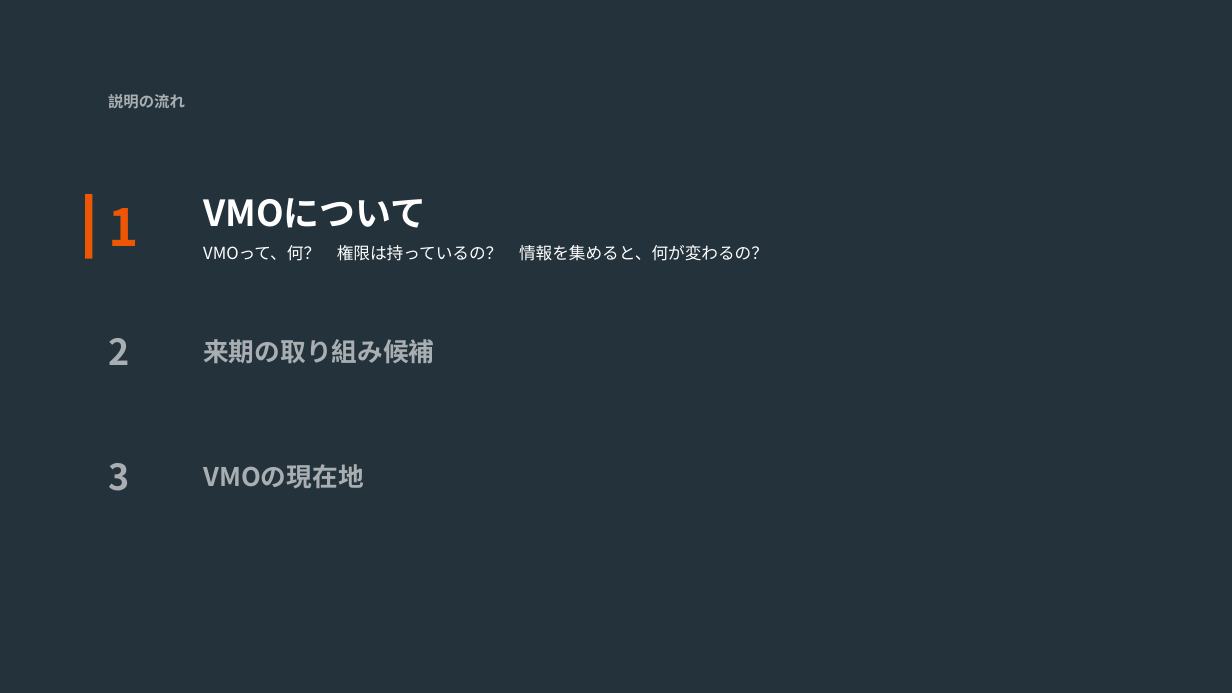
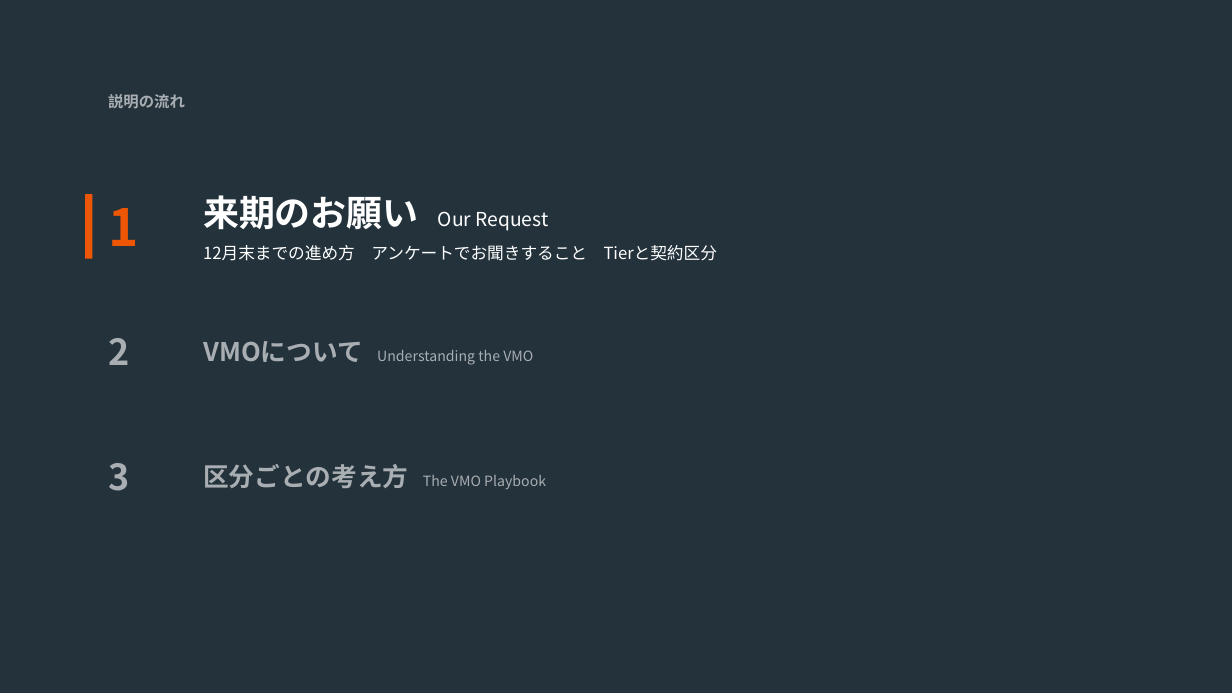
Before and after one commit to hiroyasu-komaki/temp, a slide deck: slide 2 of vmo_value-delivery/budget-driven-activity/proposal/vmo-briefing.pptx. Drawn at 1232x693 pixels with LibreOffice and Linux fonts; fonts in the diff are those of the drawing. Boxes give left, top, right and bottom in pixels: in the first picture for what was removed or moved away, otherwise in the second. Text is boxed around its words. In the diff, an @@ line names an element or a change of style, - is before the commit and + after.

```diff
--- a/vmo_value-delivery/budget-driven-activity/proposal/vmo-briefing.pptx
+++ b/vmo_value-delivery/budget-driven-activity/proposal/vmo-briefing.pptx
@@ text at [203, 195, 717, 261]: text changed @@
-VMOについて
-VMOって、何？ 権限は持っているの？ 情報を集めると、何が変わるの？
+来期のお願い Our Request
+12月末までの進め方 アンケートでお聞きすること Tierと契約区分
@@ text at [203, 341, 533, 365]: text changed; size 20 to 11 pt; bold off @@
-来期の取り組み候補
+VMOについて Understanding the VMO
@@ text at [203, 464, 546, 489]: text changed; size 20 to 11 pt; bold off @@
-VMOの現在地
+区分ごとの考え方 The VMO Playbook
```
Also in this commit, not shown: 13 other slides changed, 7 slides added, 6 slides removed, 7 other files.
